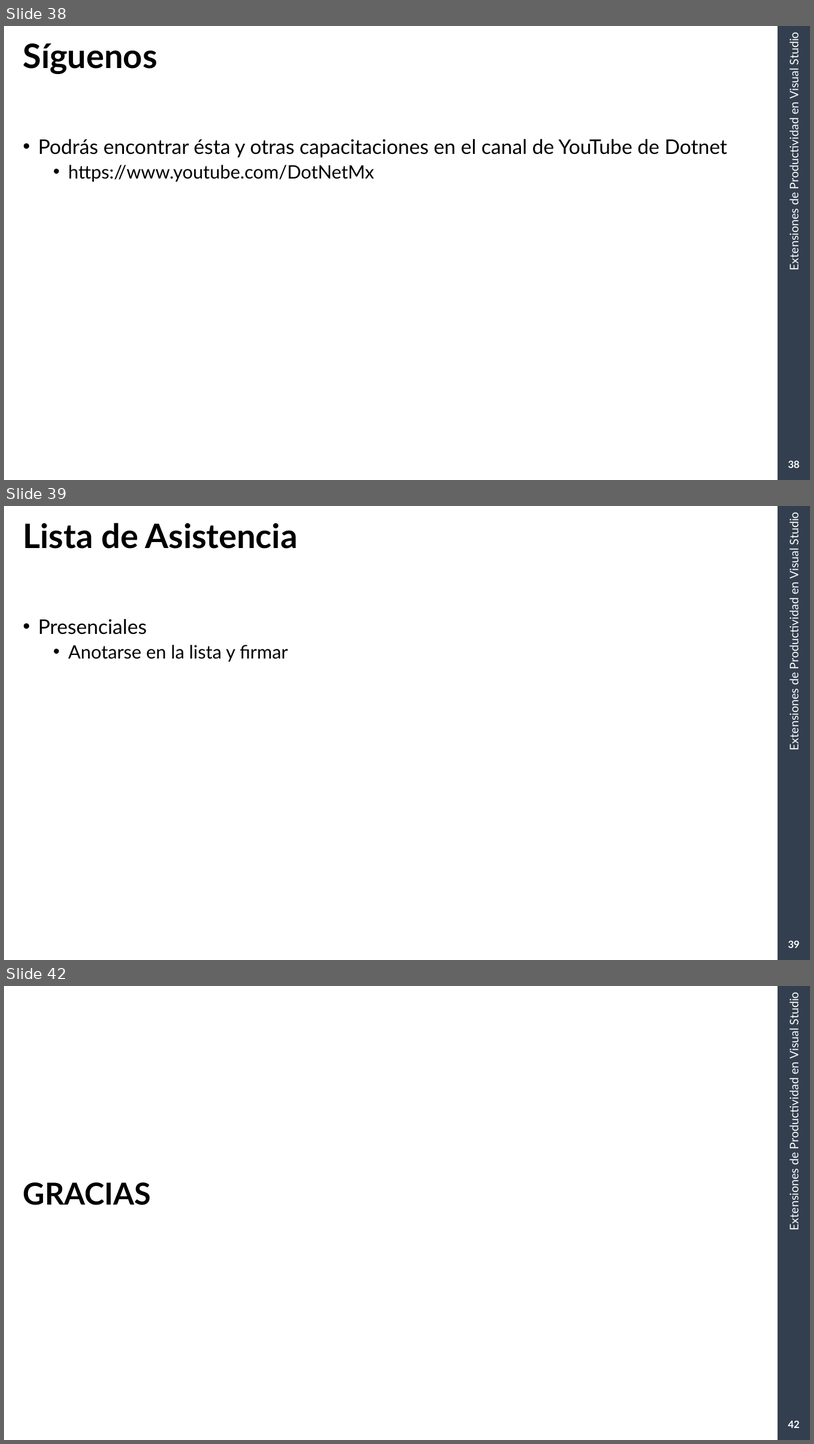
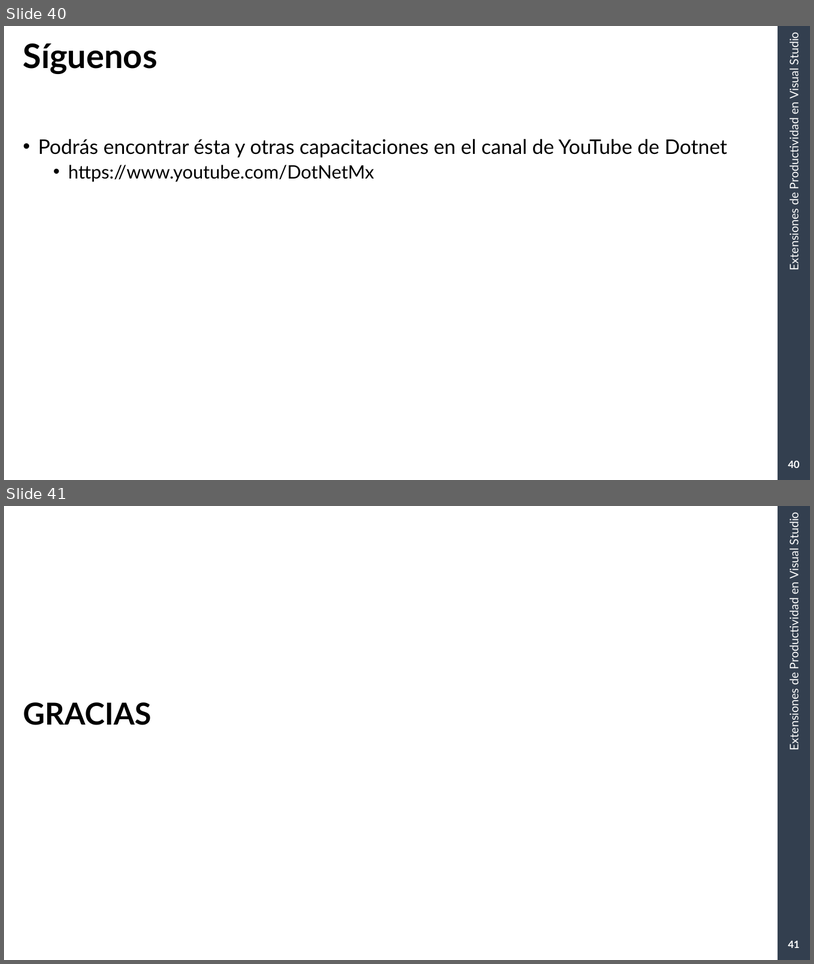
Before and after one commit to RGDotnet/Capacitacion, a slide deck: CapacitacionArmagedon/Diapositivas/Extensiones de productividad en visual studio.pptx. Shown one above the other, each under a label of ours: slides 38, 39 and 42 before the commit, slides 40 and 41 after it; the slides between them are not shown. The pictures are 814x1444 and 814x964 pixels, drawn with LibreOffice and Linux fonts; fonts in the diff are those of the drawing; background and template pictures are left out. Boxes give left, top, right and bottom in pixels: in the first picture for what was removed or moved away, otherwise in the second. Text is boxed around its words. In the diff, an @@ line names an element or a change of style, - is before the commit and + after.

```diff
--- a/CapacitacionArmagedon/Diapositivas/Extensiones de productividad en visual studio.pptx
+++ b/CapacitacionArmagedon/Diapositivas/Extensiones de productividad en visual studio.pptx
@@ slide 39 removed at box(4, 506, 810, 960), background #FFFFFF; not listed: 2 template elements that a slide beside it also shows @@
@@ title removed at box(23, 523, 298, 549) @@
-Lista de Asistencia
@@ text removed at box(38, 619, 288, 662) @@
-• Presenciales
-  • Anotarse en la lista y firmar
@@ page number removed at box(788, 940, 800, 948) @@
-39
@@ what was slide 38 is now slide 40 @@
@@ page number at box(788, 460, 800, 468): text changed @@
-38
+40
@@ what was slide 42 is now slide 41 @@
@@ page number at box(788, 940, 800, 948): text changed @@
-42
+41
```
Also in this commit, not shown: 7 slides changed, 2 slides added, 2 other slides removed.
